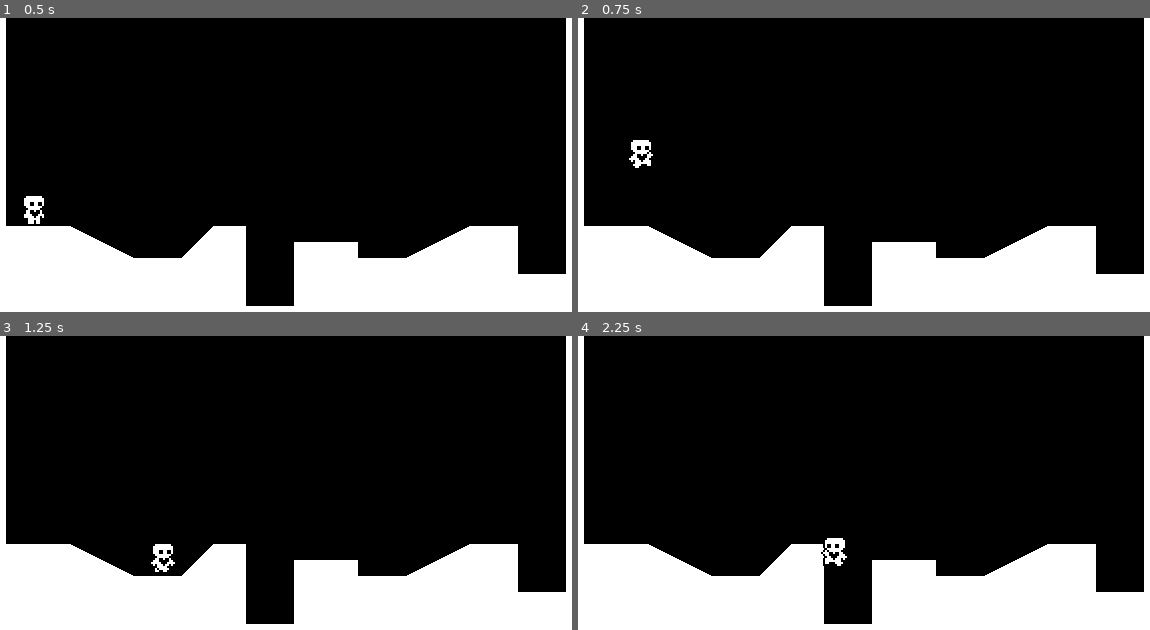
Above: before the commit, frames 1-4 (two rows, left to right).
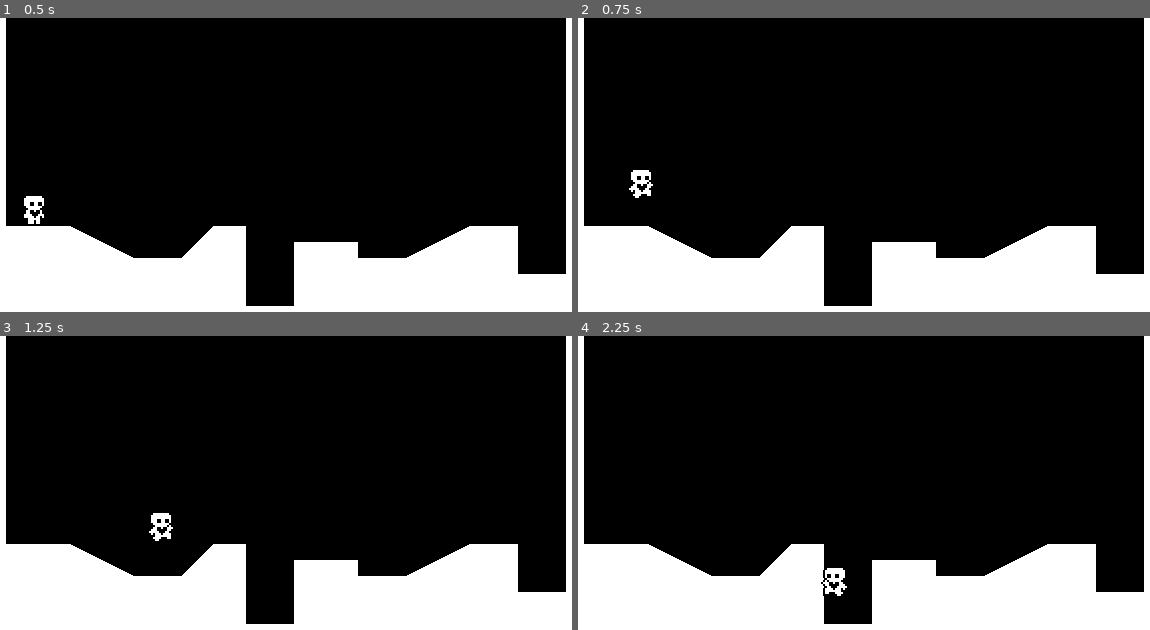
Above: after the commit, the same moments.

Repository: isalng/Heart-PlatFormer
Game: Godot game, scene res://world.tscn
Two runs of this game, one before a commit and one after it. Both use one fixed random seed, a clock stepped at 60 frames per second and the inputs below.
Inputs:
- Up to frame 1 (0.5 s): no input
- Up to frame 2 (0.75 s): tap Enter at 0.5 s; hold Right (ui_right) from 0.53 s (still down); tap Up (ui_up) at 0.6 s
- Up to frame 3 (1.25 s): keep holding Right (ui_right); tap Up (ui_up) at 0.77, 1.07 s
- Up to frame 4 (2.25 s): tap Up (ui_up) at 1.35, 1.52, 1.82, 2.1 s; release Right (ui_right) at 2.03 s; hold Left (ui_left) from 2.03 s (still down)

Frame 1 is identical in both runs. In frame 2, 0.5% of the frame differs, in the area x 8-14%, y 41-62%; in frame 3, 0.5%; in frame 4, 0.5%, in the area x 42-48%, y 68-89%.

Commit message:
Heart Platformer P3 Done

Diff:
--- /dev/null
+++ b/DefaultMovementData.tres
@@ -0,0 +1,12 @@
+[gd_resource type="Resource" script_class="PlayerMovementData" load_steps=2 format=3 uid="uid://cw3ex3aolb8mc"]
+
+[ext_resource type="Script" path="res://PlayerMovementData.gd" id="1_14o5f"]
+
+[resource]
+script = ExtResource("1_14o5f")
+speed = 100.0
+acceleration = 800.0
+friction = 1000.0
+jump_velocity = -150.0
+gravity_scale = 1.0
+air_resistence = 200.0
--- /dev/null
+++ b/FasterMovementData.tres
@@ -0,0 +1,10 @@
+[gd_resource type="Resource" script_class="PlayerMovementData" load_steps=2 format=3 uid="uid://ov1ghai1l1ng"]
+
+[ext_resource type="Script" path="res://PlayerMovementData.gd" id="1_ujyxf"]
+
+[resource]
+script = ExtResource("1_ujyxf")
+speed = 120.0
+acceleration = 1000.0
+friction = 1000.0
+jump_velocity = -350.0
--- /dev/null
+++ b/PlayerMovementData.gd
@@ -0,0 +1,9 @@
+class_name PlayerMovementData
+extends Resource
+
+@export var speed = 100.0
+@export var acceleration = 800.0
+@export var friction = 1000.0
+@export var jump_velocity = -300.0
+@export var gravity_scale = 1.0
+@export var air_resistence =200.0
--- /dev/null
+++ b/SlowMovementData.tres
@@ -0,0 +1,11 @@
+[gd_resource type="Resource" script_class="PlayerMovementData" load_steps=2 format=3 uid="uid://bmn580wt1iemm"]
+
+[ext_resource type="Script" path="res://PlayerMovementData.gd" id="1_t3f31"]
+
+[resource]
+script = ExtResource("1_t3f31")
+speed = 50.0
+acceleration = 600.0
+friction = 800.0
+jump_velocity = -250.0
+gravity_scale = 0.5
--- a/player.gd
+++ b/player.gd
@@ -1,9 +1,6 @@
 extends CharacterBody2D
 
-const SPEED = 100.0
-const ACCELERATION = 800.0
-const FRICTION = 1000.0
-const JUMP_VELOCITY = -300.0
+@export var movement_data : PlayerMovementData
 
 var gravity = ProjectSettings.get_setting("physics/2d/default_gravity")
 
@@ -16,6 +13,7 @@
 	var input_axis = Input.get_axis("ui_left", "ui_right")
 	handle_acceleration(input_axis, delta)
 	apply_friction(input_axis, delta)
+	apply_air_resistance(input_axis, delta)
 	update_animations(input_axis)
 	var was_on_floor = is_on_floor()
 	move_and_slide()
@@ -25,23 +23,27 @@
 
 func apply_gravity(delta):
 	if not is_on_floor():
-		velocity.y += gravity * delta
+		velocity.y += gravity * movement_data.gravity_scale * delta
 
 func handle_jump():
 	if is_on_floor() or coyote_jump_timer.time_left > 0.0:
 		if Input.is_action_just_pressed("ui_up"):
-			velocity.y = JUMP_VELOCITY
+			velocity.y = movement_data.jump_velocity
 	if not is_on_floor():
-		if Input.is_action_just_released("ui_up") and velocity.y < JUMP_VELOCITY / 2:
-			velocity.y = JUMP_VELOCITY / 2
+		if Input.is_action_just_released("ui_up") and velocity.y < movement_data.jump_velocity / 2:
+			velocity.y = movement_data.jump_velocity / 2
 
 func handle_acceleration(input_axis, delta):
 	if input_axis != 0:
-		velocity.x = move_toward(velocity.x, SPEED * input_axis, ACCELERATION * delta)
+		velocity.x = move_toward(velocity.x, movement_data.speed * input_axis, movement_data.acceleration * delta)
 
 func apply_friction(input_axis, delta):
-	if input_axis == 0:
-		velocity.x = move_toward(velocity.x, 0, FRICTION * delta)
+	if input_axis == 0 and is_on_floor():
+		velocity.x = move_toward(velocity.x, 0, movement_data.friction * delta)
+
+func apply_air_resistance(input_axis, delta):
+	if input_axis == 0 and not is_on_floor():
+		velocity.x = move_toward(velocity.x, 0, movement_data.air_resistence * delta)
 
 func update_animations(input_axis):
 	if input_axis != 0:
--- a/player.tscn
+++ b/player.tscn
@@ -1,7 +1,8 @@
-[gd_scene load_steps=13 format=3 uid="uid://c7ybo6q8s6g67"]
+[gd_scene load_steps=14 format=3 uid="uid://c7ybo6q8s6g67"]
 
 [ext_resource type="Script" path="res://player.gd" id="1_peme7"]
 [ext_resource type="Texture2D" uid="uid://bj61m1jn0truc" path="res://player.png" id="2_qw3nx"]
+[ext_resource type="Resource" uid="uid://cw3ex3aolb8mc" path="res://DefaultMovementData.tres" id="2_wy55o"]
 
 [sub_resource type="AtlasTexture" id="AtlasTexture_7pu3s"]
 atlas = ExtResource("2_qw3nx")
@@ -82,8 +83,9 @@
 
 [node name="Player" type="CharacterBody2D"]
 floor_constant_speed = true
-floor_snap_length = 2.0
+floor_snap_length = 3.0
 script = ExtResource("1_peme7")
+movement_data = ExtResource("2_wy55o")
 
 [node name="AnimatedSprite2D" type="AnimatedSprite2D" parent="."]
 position = Vector2(0, -10)
Not shown, added: .DS_Store
